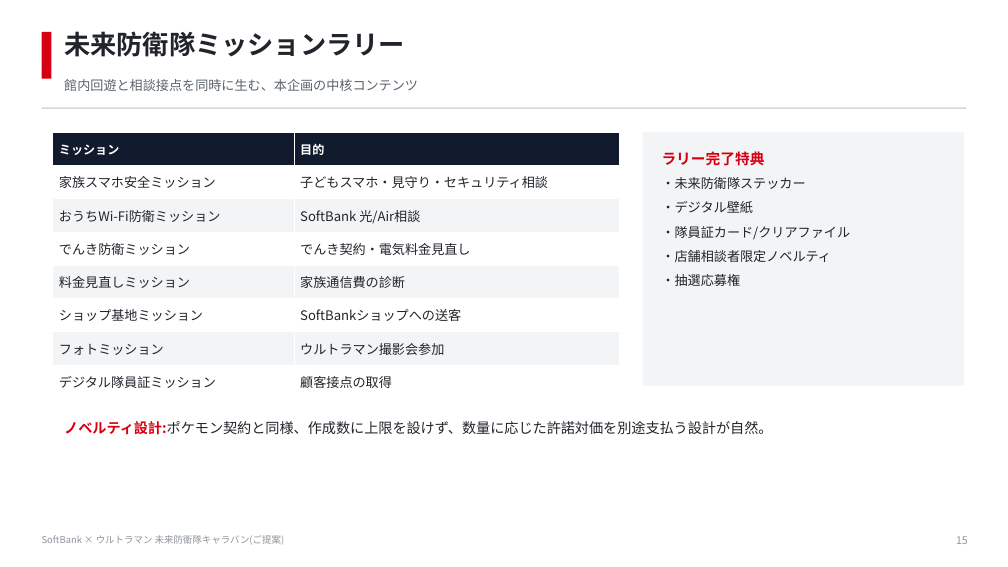
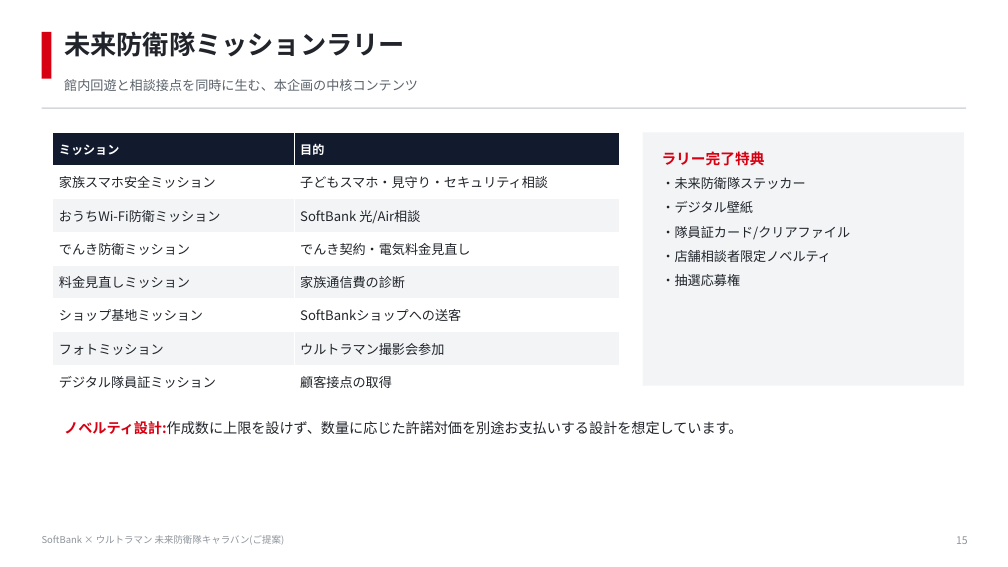
Before and after one commit to hayatoshintani-spe/kessho-lens, a slide deck: slide 15 of docs/proposals/softbank-ultraman-caravan/SoftBank_Ultraman_未来防衛隊キャラバン_提案資料.pptx. Drawn at 1008x567 pixels with LibreOffice and Linux fonts; fonts in the diff are those of the drawing. Boxes give left, top, right and bottom in pixels: in the first picture for what was removed or moved away, otherwise in the second. Text is boxed around its words. In the diff, an @@ line names an element or a change of style, - is before the commit and + after.

```diff
--- a/docs/proposals/softbank-ultraman-caravan/SoftBank_Ultraman_未来防衛隊キャラバン_提案資料.pptx
+++ b/docs/proposals/softbank-ultraman-caravan/SoftBank_Ultraman_未来防衛隊キャラバン_提案資料.pptx
@@ text at (64,421,742,435): text changed @@
-ノベルティ設計:ポケモン契約と同様、作成数に上限を設けず、数量に応じた許諾対価を別途支払う設計が自然。
+ノベルティ設計:作成数に上限を設けず、数量に応じた許諾対価を別途お支払いする設計を想定しています。
```
Also in this commit, not shown: 12 other slides changed, 1 other file.
